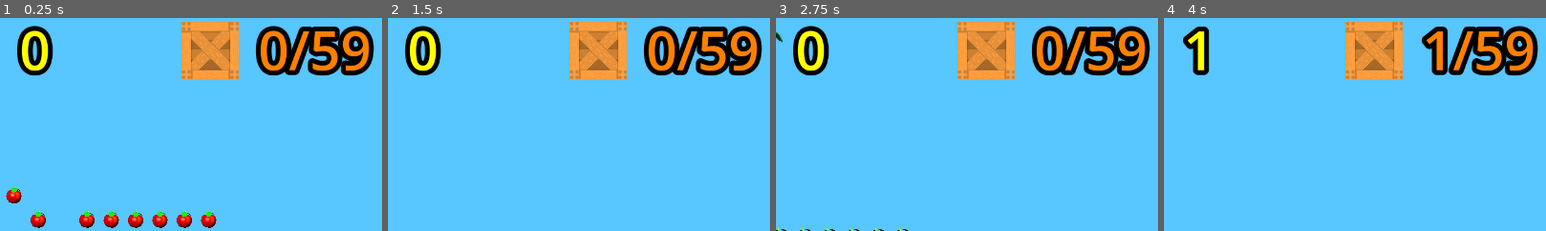
Above: before the commit, frames 1-4 (left to right).
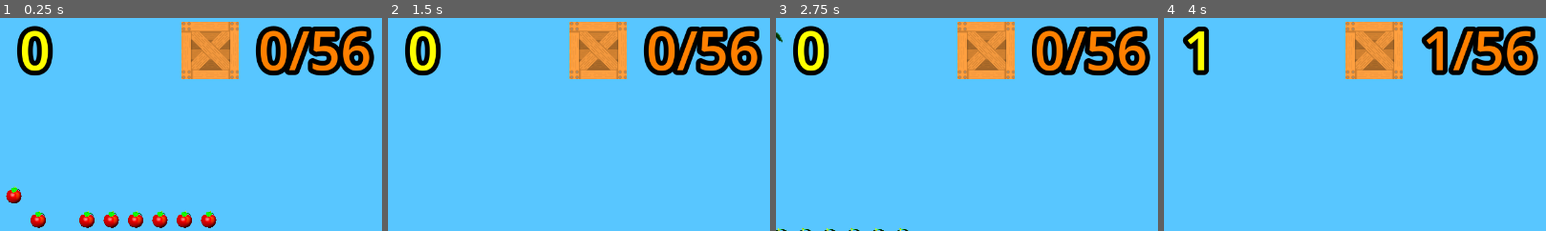
Above: after the commit, the same moments.

Repository: Bolgeg/godot_cajas
Game: Godot game, scene res://scenes/game.tscn
The game is run twice, just before and just after one commit, with the same random seed, the same clock (stepped at 60 frames per second) and the same inputs.
Inputs:
- Up to frame 1 (0.25 s): no input
- Up to frame 2 (1.5 s): hold D (move_right) 0.53-1.28 s; hold K (jump) 0.53-1.28 s; tap J (spin) at 0.6 s; hold A (move_left) from 1.28 s (still down); tap K (jump) at 1.35 s
- Up to frame 3 (2.75 s): tap K (jump) at 1.52, 1.82 s; tap J (spin) at 1.55, 2.1 s; release A (move_left) at 2.03 s; hold D (move_right) from 2.03 s (still down); hold K (jump) from 2.03 s (still down)
- Up to frame 4 (4 s): release K (jump) at 2.78 s; tap J (spin) at 2.85 s; tap K (jump) at 3.02, 3.32 s; release D (move_right) at 3.53 s; hold A (move_left) from 3.53 s (still down); hold K (jump) from 3.53 s (still down)
The pictures show only the part of the screen within x 12-62%, y 0-50%; the shares and areas given below are measured in that part.

The runs differ from the first frame. In frame 1, 1.1% of the frame differs, in the area x 88-98%, y 3-28%; in frame 2, 1.1%; in frame 3, 1.1%; in frame 4, 1.1%.

Commit message:
Deaths and checkpoints

Diff:
--- a/scenes/game.tscn
+++ b/scenes/game.tscn
@@ -105,4 +105,10 @@
 wait_time = 2.0
 autostart = true
 
+[node name="DeathTimer" type="Timer" parent="."]
+unique_name_in_owner = true
+wait_time = 2.0
+one_shot = true
+
 [connection signal="collided_with_block" from="Player" to="." method="_on_player_collided_with_block"]
+[connection signal="timeout" from="DeathTimer" to="." method="_on_death_timer_timeout"]
--- a/scripts/apple.gd
+++ b/scripts/apple.gd
@@ -1,6 +1,8 @@
 extends Area3D
 
 signal body_touched(body:Node3D,object:Node3D)
+
+var block_position:=Vector3i(0,0,0)
 
 func _ready() -> void:
 	%GenerationTimer.start()
--- a/scripts/game.gd
+++ b/scripts/game.gd
@@ -2,6 +2,7 @@
 
 @onready var player:=%Player
 @onready var item_container:=%ItemContainer
+@onready var death_timer:=%DeathTimer
 
 const CRATE_TYPES:=[
 	"wood_crate",
@@ -40,20 +41,103 @@
 
 var crate_data:={}
 
+
+var initial_grid_map:GridMap
+
+var removed_blocks:=[]
+
+var checkpoint_removed_blocks:=[]
+var checkpoint_crates:=0
+var checkpoint_block_position:=Vector3i(0,0,0)
+
 func _ready() -> void:
 	level=$Level1
 	grid_map=level.find_child("GridMap")
+
+	initial_grid_map=grid_map.duplicate()
+	initial_grid_map.process_mode=Node.PROCESS_MODE_DISABLED
+
 	level_items=level.find_child("Items")
 	level_explosions=level.find_child("Explosions")
 	process_map()
+	save_checkpoint(Vector3i(player.global_position.floor()))
 
 func _process(_delta: float) -> void:
 	item_container.update(apples,crates,crates_total,lifes)
 
-func process_map():
+func save_checkpoint(block_position:Vector3i):
+	checkpoint_removed_blocks=removed_blocks.duplicate(true)
+	checkpoint_crates=crates
+	checkpoint_block_position=block_position
+
+func load_checkpoint():
+	grid_map.free()
+	grid_map=initial_grid_map.duplicate()
+	grid_map.process_mode=Node.PROCESS_MODE_INHERIT
+	level.add_child(grid_map)
+
+	for child in level_items.get_children():
+		child.queue_free()
+
+	remove_checkpoint_removed_blocks()
+	removed_blocks=checkpoint_removed_blocks.duplicate(true)
+
+	process_map(true)
+
+	crates=checkpoint_crates
+
+	player.reset()
+	player.global_position=Vector3(checkpoint_block_position)
+
+func remove_checkpoint_removed_blocks():
+	for block_position in checkpoint_removed_blocks:
+		var crate_type:=get_crate_type(block_position)
+		match crate_type:
+			"wood_crate":
+				break_crate(block_position,true)
+			"life_crate":
+				break_crate(block_position,true)
+			"mask_crate":
+				break_crate(block_position,true)
+			"checkpoint_crate":
+				break_crate(block_position,true)
+			"arrow_crate":
+				break_crate(block_position,true)
+			"bounce_crate":
+				break_crate(block_position,true)
+			"nitro_crate":
+				break_crate(block_position,true)
+			"tnt_crate":
+				break_crate(block_position,true)
+			"tnt_crate_3":
+				break_crate(block_position,true)
+			"tnt_crate_2":
+				break_crate(block_position,true)
+			"tnt_crate_1":
+				break_crate(block_position,true)
+			"metal_crate":
+				pass
+			"metal_checkpoint_crate":
+				grid_map.set_cell_item(block_position,CRATE_TYPES.find("metal_crate"))
+			"metal_arrow_crate":
+				pass
+			"metal_activator_crate":
+				grid_map.set_cell_item(block_position,CRATE_TYPES.find("metal_crate"))
+				activate_crates()
+			"green_metal_crate":
+				pass
+			"green_metal_detonator_crate":
+				grid_map.set_cell_item(block_position,CRATE_TYPES.find("green_metal_crate"))
+			"wireframe_crate":
+				pass
+			_:
+				grid_map.set_cell_item(block_position,-1)
+
+func process_map(checkpoint:bool=false):
 	for apple_position in grid_map.get_used_cells_by_item(APPLE_BLOCK_INDEX):
 		grid_map.set_cell_item(apple_position,-1)
 		var apple:=preload("res://scenes/apple.tscn").instantiate()
+		apple.block_position=apple_position
 		level_items.add_child(apple)
 		apple.global_position=Vector3(apple_position)+Vector3(0.5,0.5,0.5)
 		apple.body_touched.connect(_on_body_touched_apple)
@@ -61,6 +145,7 @@
 	for life_position in grid_map.get_used_cells_by_item(LIFE_BLOCK_INDEX):
 		grid_map.set_cell_item(life_position,-1)
 		var life:=preload("res://scenes/life.tscn").instantiate()
+		life.block_position=life_position
 		level_items.add_child(life)
 		life.global_position=Vector3(life_position)+Vector3(0.5,0.5,0.5)
 		life.body_touched.connect(_on_body_touched_life)
@@ -68,32 +153,42 @@
 	for mask_position in grid_map.get_used_cells_by_item(MASK_BLOCK_INDEX):
 		grid_map.set_cell_item(mask_position,-1)
 		var mask:=preload("res://scenes/mask_in_map.tscn").instantiate()
+		mask.block_position=mask_position
 		level_items.add_child(mask)
 		mask.global_position=Vector3(mask_position)+Vector3(0.5,0.5,0.5)
 		mask.body_touched.connect(_on_body_touched_mask)
 
-	crates_total=0
+	if not checkpoint:
+		crates_total=0
 	for block_position in grid_map.get_used_cells():
 		var block_type:=grid_map.get_cell_item(block_position)
 		if block_type!=GridMap.INVALID_CELL_ITEM and block_type<CRATE_TYPES.size():
 			var crate_type=CRATE_TYPES[block_type]
-			if crate_type!="metal_crate" and crate_type!="metal_arrow_crate" and crate_type!="green_metal_crate":
-				crates_total+=1
+			if not checkpoint:
+				if(
+					crate_type!="metal_crate" and crate_type!="metal_arrow_crate"
+					and crate_type!="green_metal_crate" and crate_type!="metal_checkpoint_crate"
+					and crate_type!="metal_activator_crate" and crate_type!="green_metal_detonator_crate"
+					):
+					crates_total+=1
 			if crate_type=="bounce_crate":
 				crate_data[block_position]=CrateData.new(10,0)
 
 func _on_body_touched_apple(body:Node3D,object:Node3D):
 	if body.get_instance_id()==player.get_instance_id():
+		removed_blocks.append(object.block_position)
 		absorb_apple(object.global_position)
 		object.queue_free()
 
 func _on_body_touched_life(body:Node3D,object:Node3D):
 	if body.get_instance_id()==player.get_instance_id():
+		removed_blocks.append(object.block_position)
 		absorb_life(object.global_position)
 		object.queue_free()
 
 func _on_body_touched_mask(body:Node3D,object:Node3D):
 	if body.get_instance_id()==player.get_instance_id():
+		removed_blocks.append(object.block_position)
 		absorb_mask(object.global_position)
 		object.queue_free()
 
@@ -111,9 +206,15 @@
 func absorb_mask(_object_position:Vector3):
 	pass
 
+func player_die():
+	player.process_mode=Node.PROCESS_MODE_DISABLED
+	player.visible=false
+	death_timer.start()
+
 func _on_body_touched_explosion(body:Node3D,_object:Node3D):
 	if body.get_instance_id()==player.get_instance_id():
-		pass
+		if death_timer.is_stopped():
+			player_die()
 
 func _on_area_touched_explosion(area:Area3D,_object:Node3D):
 	if area in level_items.get_children():
@@ -271,18 +372,20 @@
 	crate_data[block_position]=CrateData.new(0,3)
 	grid_map.set_cell_item(block_position,CRATE_TYPES.find("tnt_crate_3"))
 
-func break_crate(block_position:Vector3i):
+func break_crate(block_position:Vector3i,checkpoint:bool=false):
 	var crate_type:=get_crate_type(block_position)
 	grid_map.set_cell_item(block_position,-1)
-	count_crate_as_broken()
-	if block_position in crate_data:
-		crate_data.erase(block_position)
-	if(crate_type=="nitro_crate" or crate_type=="tnt_crate" or
-		crate_type=="tnt_crate_3" or crate_type=="tnt_crate_2" or crate_type=="tnt_crate_1"):
-		create_explosion(
-			Vector3(block_position)+Vector3(0.5,0.5,0.5),
-			Color.from_rgba8(0,255,0) if crate_type=="nitro_crate" else Color.from_rgba8(255,0,0)
-			)
+	if not checkpoint:
+		count_crate_as_broken()
+		removed_blocks.append(block_position)
+		if block_position in crate_data:
+			crate_data.erase(block_position)
+		if(crate_type=="nitro_crate" or crate_type=="tnt_crate" or
+			crate_type=="tnt_crate_3" or crate_type=="tnt_crate_2" or crate_type=="tnt_crate_1"):
+			create_explosion(
+				Vector3(block_position)+Vector3(0.5,0.5,0.5),
+				Color.from_rgba8(0,255,0) if crate_type=="nitro_crate" else Color.from_rgba8(255,0,0)
+				)
 
 func break_crate_bounce(block_position:Vector3i,vertical_normal:int)->bool:
 	bounce_crate(block_position,"crate_bounce" if vertical_normal>0 else "bounce_down")
@@ -292,8 +395,8 @@
 		return true
 	return false
 
-func set_checkpoint(_block_position:Vector3i):
-	pass
+func set_checkpoint(block_position:Vector3i):
+	save_checkpoint(block_position)
 
 func detonate_all_nitro_crates():
 	for block_position in grid_map.get_used_cells_by_item(CRATE_TYPES.find("nitro_crate")):
@@ -308,12 +411,15 @@
 		"metal_checkpoint_crate":
 			set_checkpoint(block_position+Vector3i.UP)
 			grid_map.set_cell_item(block_position,CRATE_TYPES.find("metal_crate"))
+			removed_blocks.append(block_position)
 		"metal_activator_crate":
 			activate_crates()
 			grid_map.set_cell_item(block_position,CRATE_TYPES.find("metal_crate"))
+			removed_blocks.append(block_position)
 		"green_metal_detonator_crate":
 			detonate_all_nitro_crates()
 			grid_map.set_cell_item(block_position,CRATE_TYPES.find("green_metal_crate"))
+			removed_blocks.append(block_position)
 
 func bounce_crate(_block_position:Vector3i,mode:String):
 	match mode:
@@ -407,3 +513,9 @@
 						activate_metal_crate(block_position)
 				"wireframe_crate":
 					pass
+
+func _on_death_timer_timeout() -> void:
+	lifes-=1
+	load_checkpoint()
+	player.process_mode=Node.PROCESS_MODE_INHERIT
+	player.visible=true
--- a/scripts/life.gd
+++ b/scripts/life.gd
@@ -1,6 +1,8 @@
 extends Area3D
 
 signal body_touched(body:Node3D,object:Node3D)
+
+var block_position:=Vector3i(0,0,0)
 
 func _ready() -> void:
 	%GenerationTimer.start()
--- a/scripts/mask_in_map.gd
+++ b/scripts/mask_in_map.gd
@@ -1,6 +1,8 @@
 extends Area3D
 
 signal body_touched(body:Node3D,object:Node3D)
+
+var block_position:=Vector3i(0,0,0)
 
 func _ready() -> void:
 	%GenerationTimer.start()
--- a/scripts/player.gd
+++ b/scripts/player.gd
@@ -26,6 +26,22 @@
 var crate_broken_by_jumping:=false
 
 func _ready() -> void:
+	update_animation_sprite(0)
+
+func reset():
+	spin_timer.stop()
+	spin_cooldown_timer.stop()
+
+	current_animation="idle"
+	animation_progress=0.0
+
+	orientation_right=true
+
+	spinning=false
+
+	bouncing=false
+	crate_broken_by_jumping=false
+
 	update_animation_sprite(0)
 
 func bounce(bounce_velocity:float):
